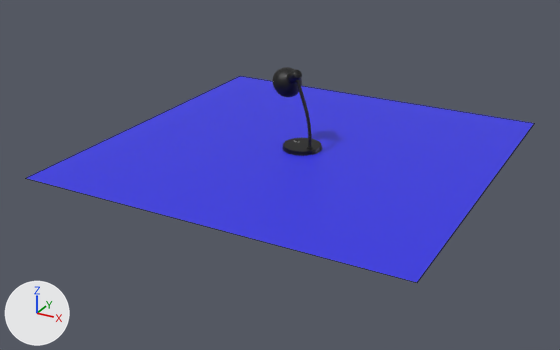
An edit to the Blender file Different Tools/Table_Lamp/table_lamp.blend, drawn before and after from the same camera.
The view is the same before and after, from a 50 mm lens placed at (16.2, -31.6, 14.1), pointed at (-0.4, -1.6, -0.9). Arrows for +X, +Y and +Z are at lower left; the lights stay in place. Mesh edges are drawn as thin lines on the coarser meshes.

Script lines for the objects in view, before the commit:
```python
me_circle = bpy.data.meshes.new('Circle')
me_circle.from_pydata(...)  # 230 vertices, 221 faces; spans x -1.6..1.6, y -1.68..1.68, z 0.0..2.96
me_circle.polygons.foreach_set('use_smooth', [True] * 221)
me_circle.materials.append(mat_black)  # black #000000
me_circle_001 = bpy.data.meshes.new('Circle.001')
me_circle_001.from_pydata(...)  # 200 vertices, 192 faces; spans x -0.98..0.98, y -1.03..1.03, z 0.0..0.29
me_circle_001.polygons.foreach_set('use_smooth', [True] * 192)
me_circle_001.materials.append(mat_black)  # black #000000
me_plane_001 = bpy.data.meshes.new('Plane.001')
me_plane_001.from_pydata([(-1.0, -1.0, 0.0), (1.0, -1.0, 0.0), (-1.0, 1.0, 0.0), (1.0, 1.0, 0.0)], [], [(0, 1, 3, 2)])
me_plane_001.materials.append(mat_material_001)  # blue #3332e7
ob_lower_portion = bpy.data.objects.new('Lower_Portion', me_circle_001)
ob_lower_portion.location = (0.0, 0.0, 0.0)
_m = ob_lower_portion.modifiers.new('Subdivision', 'SUBSURF')
_m.levels = 3
ob_plane = bpy.data.objects.new('Plane', me_plane_001)
ob_plane.location = (0.0, 0.0, 0.0)
ob_plane.scale = (9.2, 9.2, 9.2)
ob_upper_portion = bpy.data.objects.new('Upper_Portion', me_circle)
ob_upper_portion.location = (-1.21, 0.63, 3.0)
ob_upper_portion.rotation_euler = (-0.369, 0.954, -1.042)  # degrees (-21, 55, -60)
ob_upper_portion.scale = (0.48, 0.48, 0.48)
_m = ob_upper_portion.modifiers.new('Solidify', 'SOLIDIFY')
_m.thickness = -0.04
_m.offset = 1.0
_m.use_even_offset = True
_m = ob_upper_portion.modifiers.new('Subdivision', 'SUBSURF')
_m.levels = 3
```
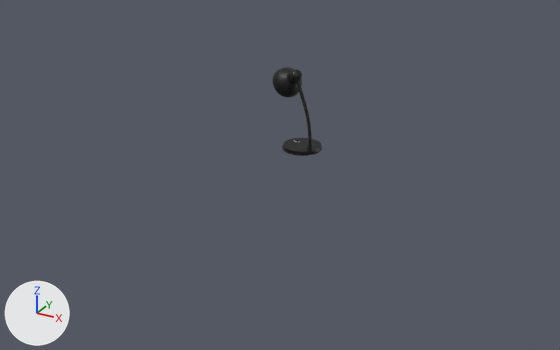
Boxes (x1, y1, x2, y2) around the edits, measured in the pictures (560 x 350 px):
'Plane', hidden (blue): before (26, 76, 534, 283)

What the commit changed:
Object 'Plane' (ob_plane) is now hidden.
